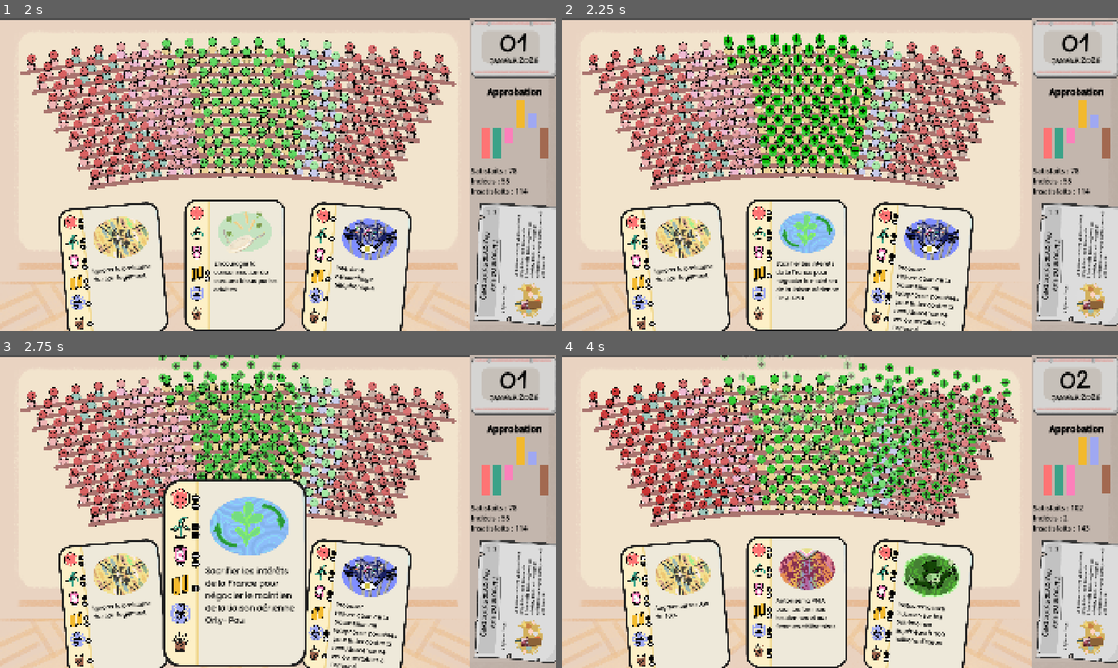
Above: before the commit, frames 1-4 (two rows, left to right).
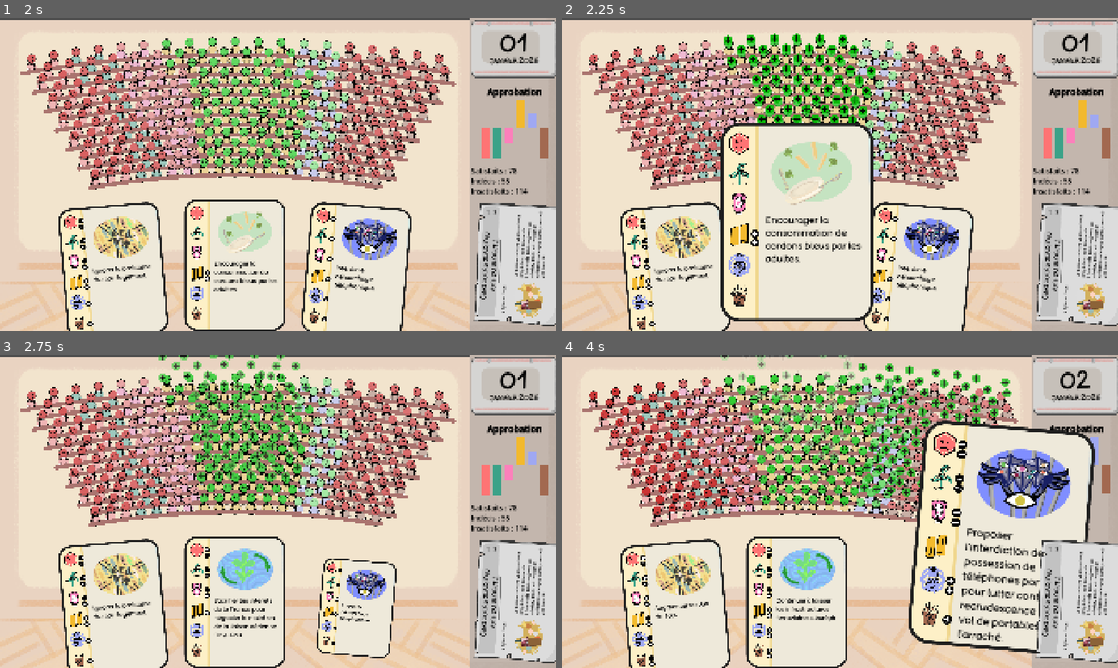
Above: after the commit, the same moments.

Repository: remimorvan/assemblee-nationale-simulator
Game: Godot game, scene res://scenes/game.tscn
Same seed, same stepped clock (60 frames per second), same inputs: the game is played once before the commit and once after it.
Inputs (mouse positions are in pixels of both pictures, inside the frame that each line leads up to):
- Up to frame 1 (2 s): tap Enter at 0.5 s; move the mouse to (511, 127) at 0.52 s; click (511, 127) at 0.67 s; tap Space at 1.25 s; move the mouse to (111, 271) at 1.27 s; click (111, 271) at 1.42 s
- Up to frame 2 (2.25 s): tap Enter at 2 s; move the mouse to (795, 265) at 2.02 s; click (795, 265) at 2.17 s
- Up to frame 3 (2.75 s): no input
- Up to frame 4 (4 s): move the mouse to (795, 574) at 2.77 s; click (795, 574) at 2.92 s; move the mouse to (917, 608) at 3.52 s; click (917, 608) at 3.67 s

Frame 1 is identical in both runs. In frame 2, 12% of the frame differs, in the area x 28-72%, y 33-100%; in frame 3, 14%; in frame 4, 19%, in the area x 37-96%, y 20-100%.

Commit message:
transitions when card is played/discarded

Diff:
--- a/scripts/card.gd
+++ b/scripts/card.gd
@@ -115,8 +115,18 @@
 			Player.incr_nb_card_played()
 
 			Hemicycle.update_plot()
+			if old_position_y == null:
+				old_position_y = self.position.y
+			if tween:
+				tween.kill()
+			tween = create_tween()
+			tween.set_trans(Tween.TRANS_CUBIC)
+			tween.set_ease(Tween.EASE_OUT)
+			tween.parallel().tween_property(self, "position:y", old_position_y-250, .5)
+			tween.parallel().tween_property(self, "scale", Vector2(1.2, 1.2), .5)
+			await tween.finished
 
 			# Remove card from hand
 			var card_pos: int = Player.remove_card_from_hand(self)
 			Player.add_card_to_hand(card_pos)
-			Player.change_random_card(card_pos)
+			await Player.change_random_card(card_pos)
--- a/scripts/player.gd
+++ b/scripts/player.gd
@@ -16,6 +16,7 @@
 const nb_days_before_vote: int = 6
 var last_card_changed: int = 0
 var is_journal_showed: bool = true
+var tween: Tween
 
 func has_special_card_in_hand() -> bool:
 	for card in hand:
@@ -64,6 +65,13 @@
 	var arr = [0,1,2]
 	arr.pop_at(other_card)
 	removed_card_pos = arr[removed_card_pos]
+	if tween:
+		tween.kill()
+	tween = create_tween()
+	tween.set_trans(Tween.TRANS_CUBIC)
+	tween.set_ease(Tween.EASE_OUT)
+	tween.parallel().tween_property(hand[removed_card_pos], "scale", Vector2(0, 0), 0.5)
+	await tween.finished
 	remove_card_from_hand(hand[removed_card_pos])
 	add_card_to_hand(removed_card_pos)
 	last_card_changed = removed_card_pos
Not shown: 1 places in scenes/card.tscn that only renumber resources
Not shown: 1 places in scenes/hemicycle.tscn that only renumber resources
Not shown: 1 places in scenes/journal.tscn that only renumber resources
Not shown: 1 places in scenes/mp.tscn that only renumber resources
Not shown: 1 places in scenes/player.tscn that only renumber resources
